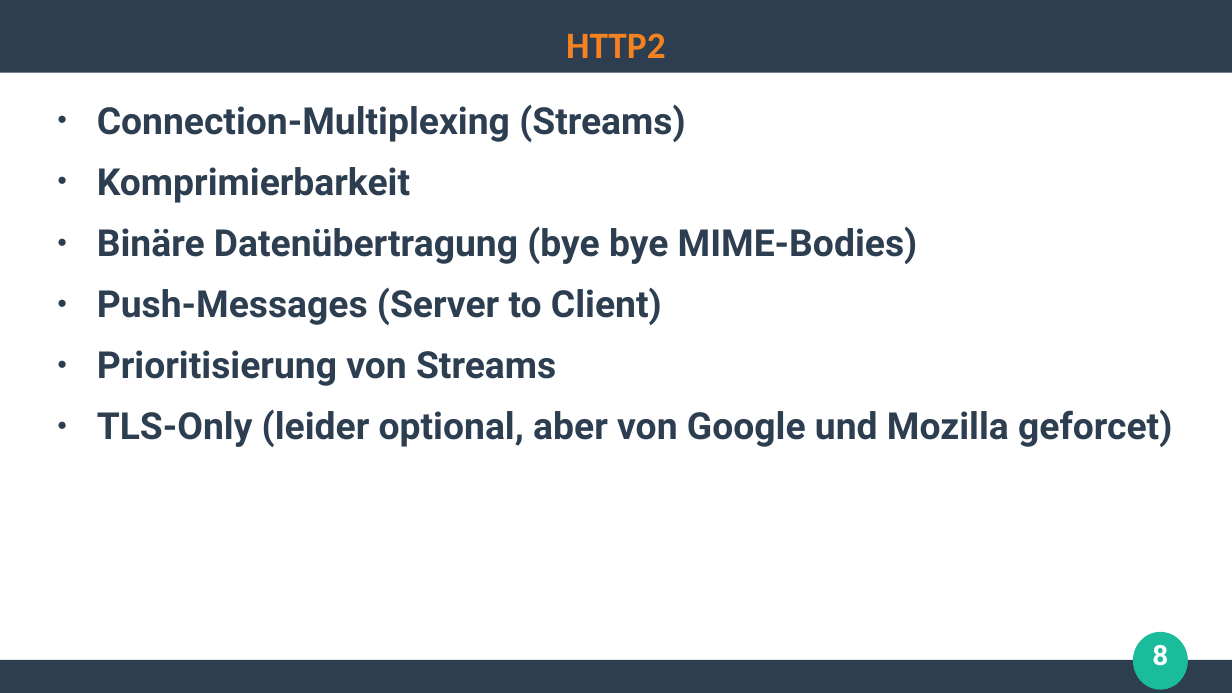
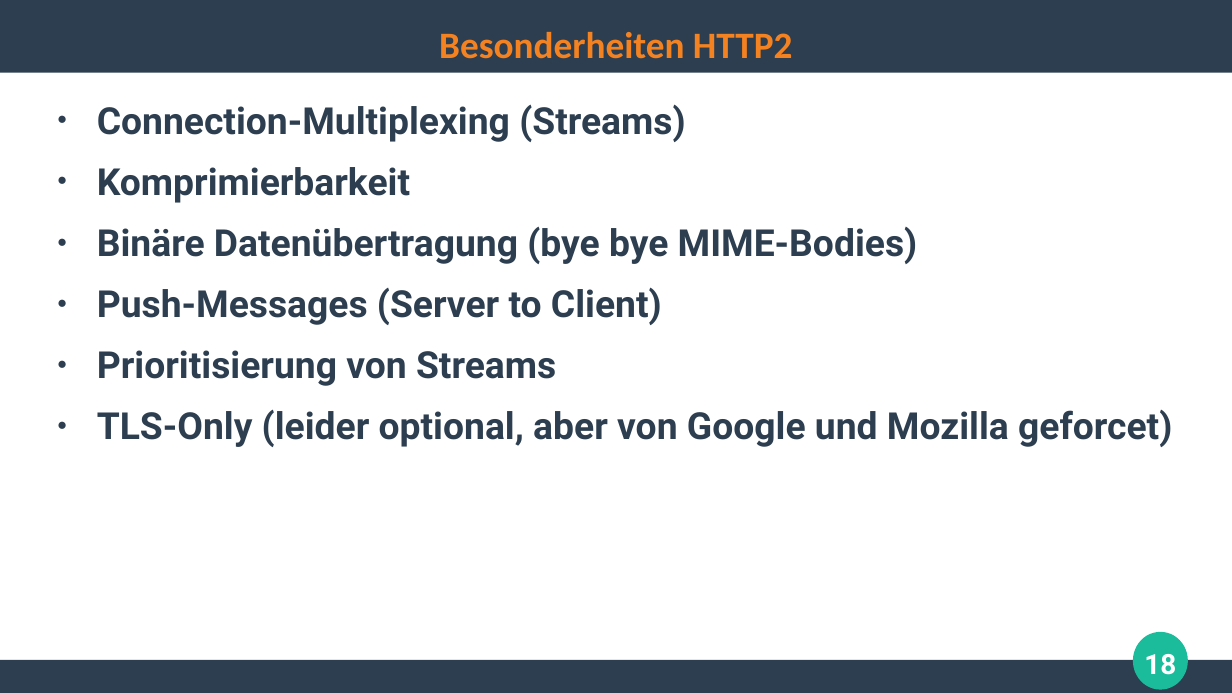
Before and after one commit to ghandmann/HS-AlbSig-WebAnwendungen2, a slide deck: slide 18 of Kapitel/02_HTTP.odp (slide 8 before the commit). Drawn at 1232x693 pixels with LibreOffice and Linux fonts; fonts in the diff are those of the drawing. Boxes give left, top, right and bottom in pixels: in the first picture for what was removed or moved away, otherwise in the second. Text is boxed around its words. In the diff, an @@ line names an element or a change of style, - is before the commit and + after.

Commit message:
Update HTTP presentation

```diff
--- a/Kapitel/02_HTTP.odp
+++ b/Kapitel/02_HTTP.odp
@@ title at (439,32,792,59): text changed @@
-HTTP2
+Besonderheiten HTTP2
@@ page number added at (1144,654,1176,675), 18 pt, text #FFFFFF, bold @@
+18
@@ page number removed at (1152,645,1168,666) @@
-8
```
Also in this commit, not shown: 3 other slides changed, 15 slides added, 3 slides removed.
